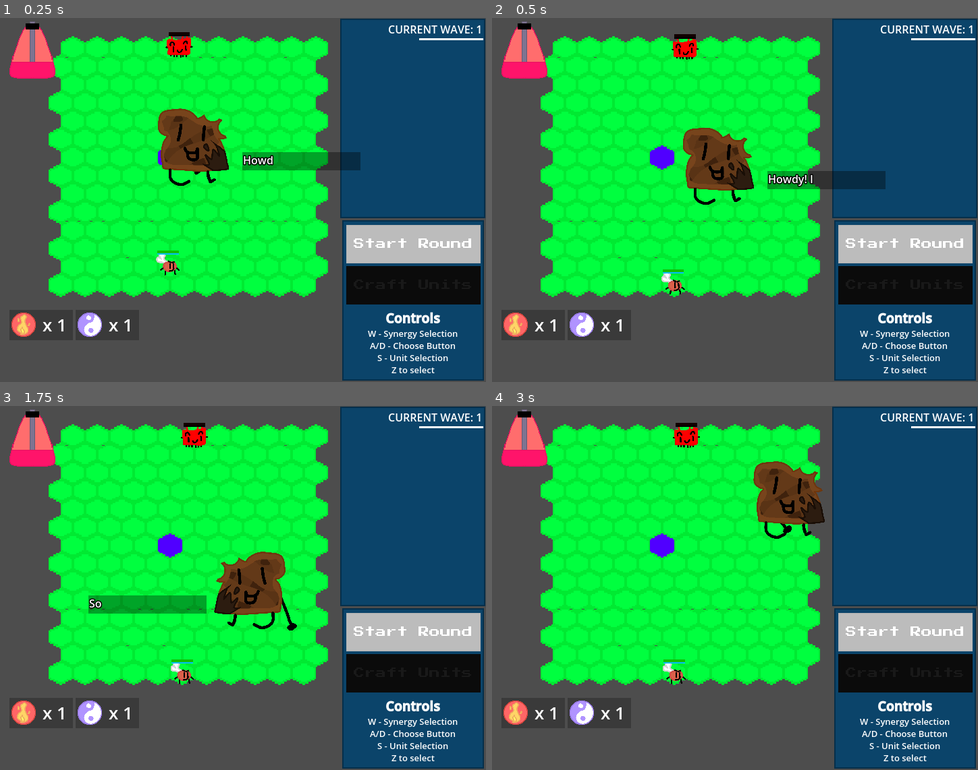
Above: before the commit, frames 1-4 (two rows, left to right).
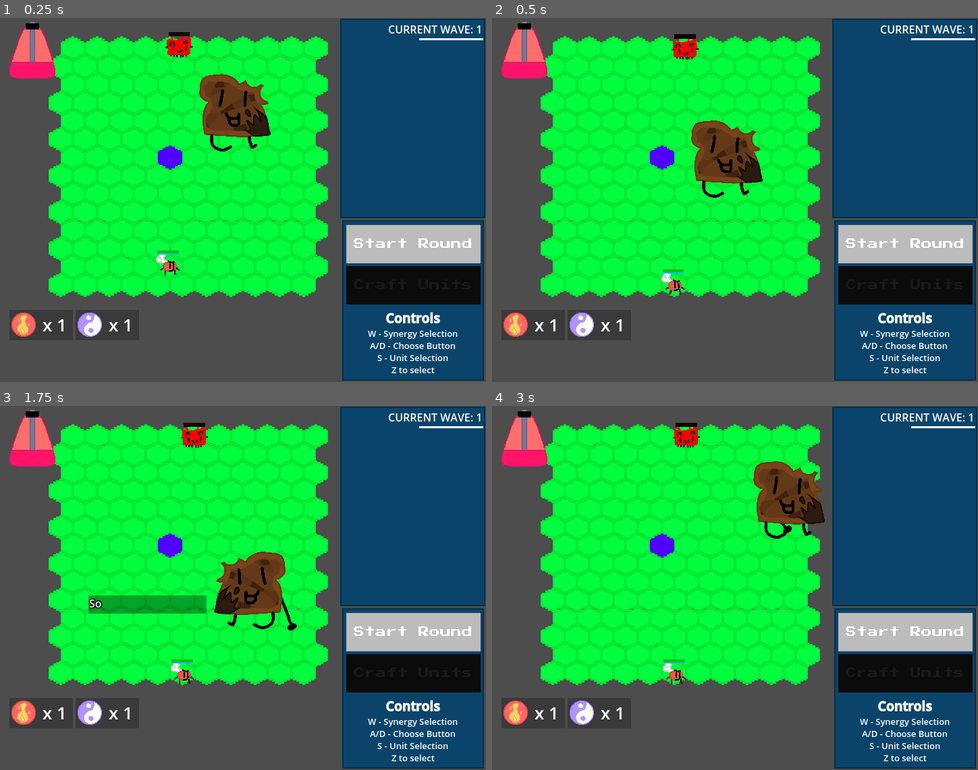
Above: after the commit, the same moments.

Repository: Kaplin86/engrams-of-chaos
Game: Godot game, scene res://main.tscn
Same seed, same stepped clock (60 frames per second), same inputs: the game is played once before the commit and once after it.
Inputs (mouse positions are in pixels of both pictures, inside the frame that each line leads up to):
- Up to frame 1 (0.25 s): no input
- Up to frame 2 (0.5 s): no input
- Up to frame 3 (1.75 s): tap Z (confirm) at 0.5, 0.6, 1.55 s; move the mouse to (349, 569) at 0.52 s; hold Right (ui_right) 0.53-1.28 s; hold X (deny) 0.53-1.28 s; click (349, 569) at 0.67 s; move the mouse to (145, 606) at 1.27 s; hold Down (ui_down) from 1.28 s (still down); tap X (deny) at 1.35 s
- Up to frame 4 (3 s): move the mouse to (783, 507) at 2.02 s; release Down (ui_down) at 2.03 s; hold Right (ui_right) 2.03-2.78 s; hold X (deny) 2.03-2.78 s; tap Z (confirm) at 2.1, 2.75 s; move the mouse to (710, 660) at 2.77 s; hold Up (ui_up) from 2.78 s (still down); tap X (deny) at 2.85 s; click (710, 660) at 2.92 s

The runs differ from the first frame. In frame 1, 5.1% of the frame differs, in the area x 32-75%, y 15-47%; in frame 2, 3.0%; in frame 3, less than 0.1%; in frame 4, nothing differs.

Commit message:
30 Hour
Finished tutorial movements. Made burnt toast tutorial guy a tool script so it works in the editor too for quicker editing.

Diff:
--- a/main.tscn
+++ b/main.tscn
@@ -63,9 +63,13 @@
 
 [node name="TutorialPointer" type="CanvasLayer" parent="."]
 script = ExtResource("8_4c57u")
+WantedPosition = Vector2(348, -200)
+
+[node name="Bell" type="AudioStreamPlayer" parent="TutorialPointer"]
+stream = ExtResource("4_lquwl")
 
 [node name="Guy" type="Node2D" parent="TutorialPointer"]
-position = Vector2(49, 50)
+position = Vector2(348, -197.958)
 
 [node name="BurntToastBody" type="Sprite2D" parent="TutorialPointer/Guy"]
 scale = Vector2(0.178, 0.178)
@@ -74,11 +78,12 @@
 [node name="Arm" type="Sprite2D" parent="TutorialPointer/Guy/BurntToastBody"]
 z_index = -1
 position = Vector2(-230.884, -11.2626)
-rotation = 5.57104
+rotation = -2.90946
 texture = ExtResource("9_kek77")
 offset = Vector2(-175.905, 13.305)
 
 [node name="NinePatchRect" type="NinePatchRect" parent="TutorialPointer/Guy"]
+visible = false
 self_modulate = Color(0, 0, 0, 0.357)
 custom_minimum_size = Vector2(175, 27)
 offset_left = 73.0
@@ -103,3 +108,6 @@
 scroll_active = false
 visible_characters = 17
 visible_ratio = 0.278689
+
+[node name="Marker2D" type="Marker2D" parent="TutorialPointer"]
+position = Vector2(603, 99)
--- a/tutorial_handler.gd
+++ b/tutorial_handler.gd
@@ -11,6 +11,8 @@
 
 	# Disable all the player's inputs
 	cursorHandler.disabledInputs = ["ui_up","ui_left","ui_down","ui_right","confirm","deny"]
+	tutorialPointer.moveTo(Vector2(348.0,230.0))
+	await get_tree().create_timer(0.5).timeout
 	# Intro text
 	await tutorialPointer.say("Howdy! Im Burnt Toast! I will be your tutorial fella! Press Z to continue!")
 	await tutorialPointer.say("Welcome to Engrams of Chaos.")
@@ -108,13 +110,27 @@
 	# Allow user to go left or right
 	cursorHandler.disabledInputs = ["ui_up","ui_down","deny","confirm"]
 	await cursorHandler.CraftingButtonSelected
+	cursorHandler.disabledInputs = ["ui_up","ui_left","ui_down","ui_right","deny","confirm"]
+
+	tutorialPointer.moveTo(Vector2(420,396))
+	tutorialPointer.pointTo(Vector2(607.0,393))
+	tutorialPointer.flip(-1)
+	tutorialPointer.pointing = true
+	await tutorialPointer.say("Now use Z to press the CRAFTING button after this message!")
+	tutorialPointer.silent()
+
 	# Stop player from moving left or right, but allow them to confirm
 	cursorHandler.disabledInputs = ["ui_up","ui_left","ui_down","ui_right","deny"]
 
+
+
 	await cursorHandler.CraftingButtonPressed
 	# Disable player inputs
 	cursorHandler.disabledInputs = ["ui_up","ui_left","ui_down","ui_right","deny","confirm"]
 
+	tutorialPointer.moveTo(Vector2(460,90))
+	tutorialPointer.pointing = false
+	tutorialPointer.flip(1)
 	await tutorialPointer.say("Wow! Its dark in here!")
 	await tutorialPointer.say("Anyways welcome to the crafting ui.")
 	await tutorialPointer.say("You see these two circle slots?")
@@ -149,9 +165,16 @@
 
 	await tutorialPointer.say("You see the unit you just made? They are selected!")
 
+	tutorialPointer.moveTo(Vector2(397.94,148.765))
+	tutorialPointer.pointTo(Vector2(-56.065,-7.695))
+	tutorialPointer.flip(-1)
+	tutorialPointer.pointing = true
 	await tutorialPointer.say("Their stats are up here in the top right, alongside a description.")
 	await tutorialPointer.say("How about we move your unit to a more advantagous position?")
 	await tutorialPointer.say("Press Z to pick up the selected unit")
+	tutorialPointer.moveTo(Vector2(460,90))
+	tutorialPointer.pointing = false
+	tutorialPointer.flip(1)
 	tutorialPointer.silent()
 
 	cursorHandler.disabledInputs = ["ui_up","ui_left","ui_down","ui_right","deny"]
@@ -160,34 +183,57 @@
 
 	await tutorialPointer.say("Wowie!")
 	await tutorialPointer.say("You picked up someone without their permission, radical idea.")
-	await tutorialPointer.say("Move them around with W, A, S, or D. Once your'e done, press Z!")
+	await tutorialPointer.say("Move them around with W, A, S, or D. Once you're done, press Z!")
 	tutorialPointer.silent()
 
 	cursorHandler.disabledInputs = []
 	await cursorHandler.DroppedUnit
 	cursorHandler.disabledInputs = ["ui_up","ui_left","ui_down","ui_right","deny","confirm"]
 
+	tutorialPointer.moveTo(Vector2(397.94,148.765))
+	tutorialPointer.pointTo(Vector2(-56.065,-7.695))
+	tutorialPointer.flip(-1)
+	tutorialPointer.pointing = true
 	await tutorialPointer.say("Alright. You see those icons in the units info panel? Those are the SYNERGIES your unit has.")
 	await tutorialPointer.say("Speaking of synergies, lets go through how you view those!")
 	await tutorialPointer.say("Once you are done looking at units, press S")
+	tutorialPointer.moveTo(Vector2(526.59,372.41))
+	tutorialPointer.flip(1)
+	tutorialPointer.pointing = false
 	tutorialPointer.silent()
 
 	cursorHandler.disabledInputs = ["ui_up","deny","confirm"]
 	await cursorHandler.SynergyView
 	cursorHandler.disabledInputs = ["ui_up","ui_left","ui_down","ui_right","deny","confirm"]
 
+	tutorialPointer.moveTo(Vector2(395,325))
 	await tutorialPointer.say("Welcome to the synergy view!")
+	tutorialPointer.moveTo(Vector2(181.44,360.125))
+	tutorialPointer.pointTo(Vector2(32.49,12.4))
+	tutorialPointer.flip(1)
+	tutorialPointer.pointing = true
 	await tutorialPointer.say("Right now you have the '" + gameHandler.calculatesynergies(2).keys()[0] + "' synergy selected!")
+	tutorialPointer.moveTo(Vector2(397.94,148.765))
+	tutorialPointer.pointTo(Vector2(-56.065,-7.695))
+	tutorialPointer.flip(-1)
+	tutorialPointer.pointing = true
 	await tutorialPointer.say("In the top right, you can see what effects it does!")
 	await tutorialPointer.say("Synergy effects are based around how many units you have!")
 	await tutorialPointer.say("If text is BOLD, that means that effect is ACTIVE!!")
 	await tutorialPointer.say("Look through your synergies, then press S when your done!")
+	tutorialPointer.moveTo(Vector2(526.59,372.41))
+	tutorialPointer.flip(1)
+	tutorialPointer.pointing = false
 	tutorialPointer.silent()
 
 	cursorHandler.disabledInputs = ["ui_up","deny","confirm"]
 	await cursorHandler.ButtonPanelTargeted
 	cursorHandler.disabledInputs = ["ui_up","ui_left","ui_down","ui_right","deny","confirm"]
 
+	tutorialPointer.moveTo(Vector2(382,293))
+	tutorialPointer.pointTo(Vector2(608.0,335))
+	tutorialPointer.pointing = true
+	tutorialPointer.flip(-1)
 	await tutorialPointer.say("Wait a second, we are back to selecting buttons?!")
 	await tutorialPointer.say("Pressing S causes you to go downwards, so Buttons to Board to Synergies then back to board!")
 	await tutorialPointer.say("Pressing W is the opposite! Give it a try")
@@ -197,9 +243,12 @@
 	await cursorHandler.ButtonPanelTargeted
 	cursorHandler.disabledInputs = ["ui_up","ui_left","ui_down","ui_right","deny","confirm"]
 
+	tutorialPointer.moveTo(Vector2(348.0,230.0))
+	tutorialPointer.pointing = false
 	await tutorialPointer.say("Alrighty! Thats EVERYTHING!! You are now given free will great job.")
 	await tutorialPointer.say("Whenever you're in doubt, read my automagically changing control guide in the bottom right!")
 	await tutorialPointer.say("Go ahead and start your next battle when your ready!")
 	await tutorialPointer.say("Peace!")
+	tutorialPointer.moveTo(Vector2(348.0,-200))
 	tutorialPointer.silent()
 	cursorHandler.disabledInputs = []
--- a/tutorial_pointer.gd
+++ b/tutorial_pointer.gd
@@ -1,12 +1,16 @@
+@tool
 extends CanvasLayer
 class_name TutorialPointerObject
-var WantedPosition := Vector2(348.0,230.0)
+@export var WantedPosition := Vector2(348.0,230.0)
 var PointingDirection := deg_to_rad(193.3)
-var PointTarget := Vector2(0,0)
+@export var PointTarget := Vector2(0,0)
 var deltatimer = 0
-
-var pointing = false
-var flipDir = 1
+var flipDir
+@export var pointing = false
+@export var editorFlipDir = 1:
+	set(value):
+		flip(value)
+		editorFlipDir = value
 
 signal ConfirmPressed
 
@@ -24,8 +28,9 @@
 		PointingDirection = deg_to_rad(193.3)
 
 	$Guy/BurntToastBody/Arm.global_rotation = lerp_angle($Guy/BurntToastBody/Arm.global_rotation,PointingDirection,0.1)
-	if Input.is_action_just_pressed("confirm"):
-		ConfirmPressed.emit()
+	if !Engine.is_editor_hint():
+		if Input.is_action_just_pressed("confirm"):
+			ConfirmPressed.emit()
 
 
 
@@ -38,11 +43,13 @@
 func flip(side):
 	flipDir = side
 	if side == -1:
-		$Guy/BurntToastBody.scale = Vector2(-0.178,0.178)
-		$Guy/NinePatchRect.position = Vector2(-239.0,7)
+		if has_node("Guy/BurntToastBody"):
+			$Guy/BurntToastBody.scale = Vector2(-0.178,0.178)
+			$Guy/NinePatchRect.position = Vector2(-239.0,7)
 	else:
-		$Guy/BurntToastBody.scale = Vector2(0.178,0.178)
-		$Guy/NinePatchRect.position = Vector2(73,7)
+		if has_node("Guy/BurntToastBody"):
+			get_node("Guy/BurntToastBody").scale = Vector2(0.178,0.178)
+			$Guy/NinePatchRect.position = Vector2(73,7)
 
 
 func say(text : String):
@@ -54,7 +61,13 @@
 		$Guy/NinePatchRect/RichTextLabel.visible_characters += 1
 		$Guy/NinePatchRect.size = Vector2i(175,$Guy/NinePatchRect/RichTextLabel.get_content_height())
 		if !Input.is_action_pressed("deny"):
-			await get_tree().create_timer(0.05).timeout
+			$Bell.play()
+			$Bell.pitch_scale = (randf() * 0.5) + 1
+			if text[E] in [".",",","!","?"]:
+				await get_tree().create_timer(0.1).timeout
+			else:
+				await get_tree().create_timer(0.05).timeout
+
 
 	await ConfirmPressed
 
